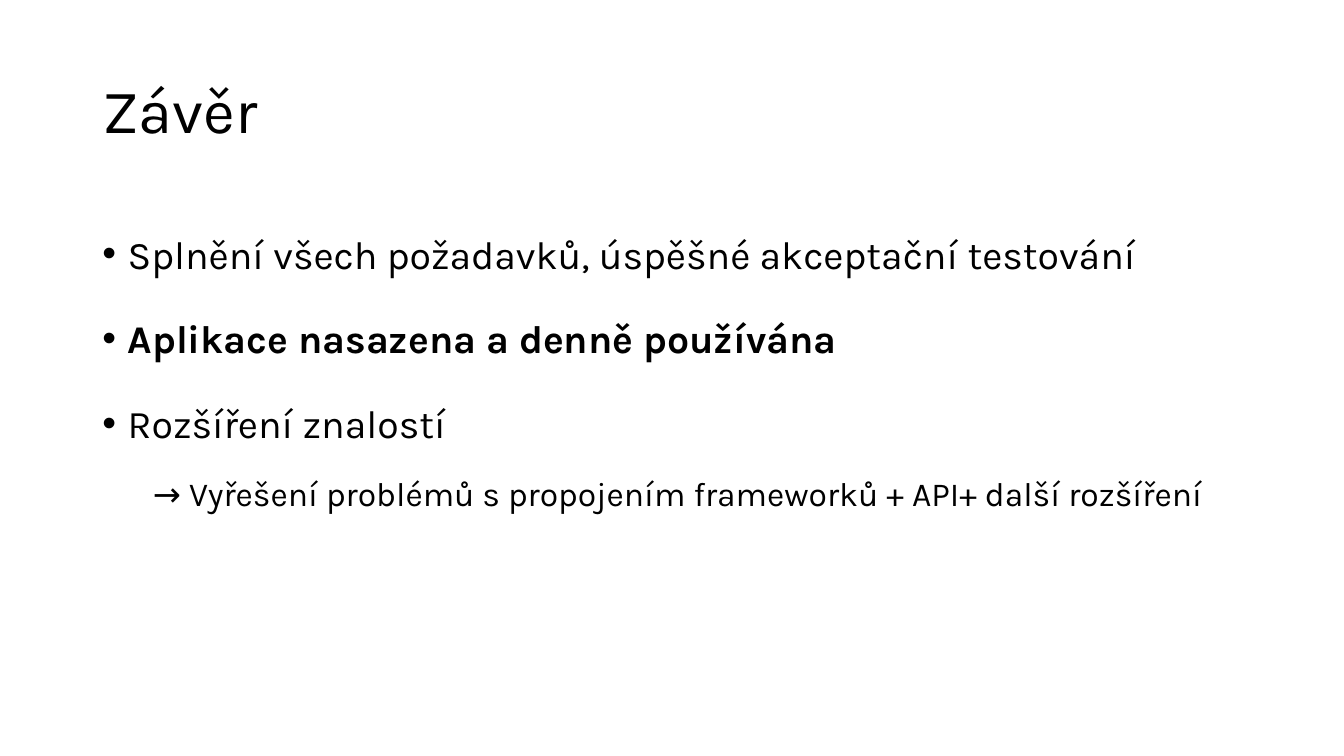
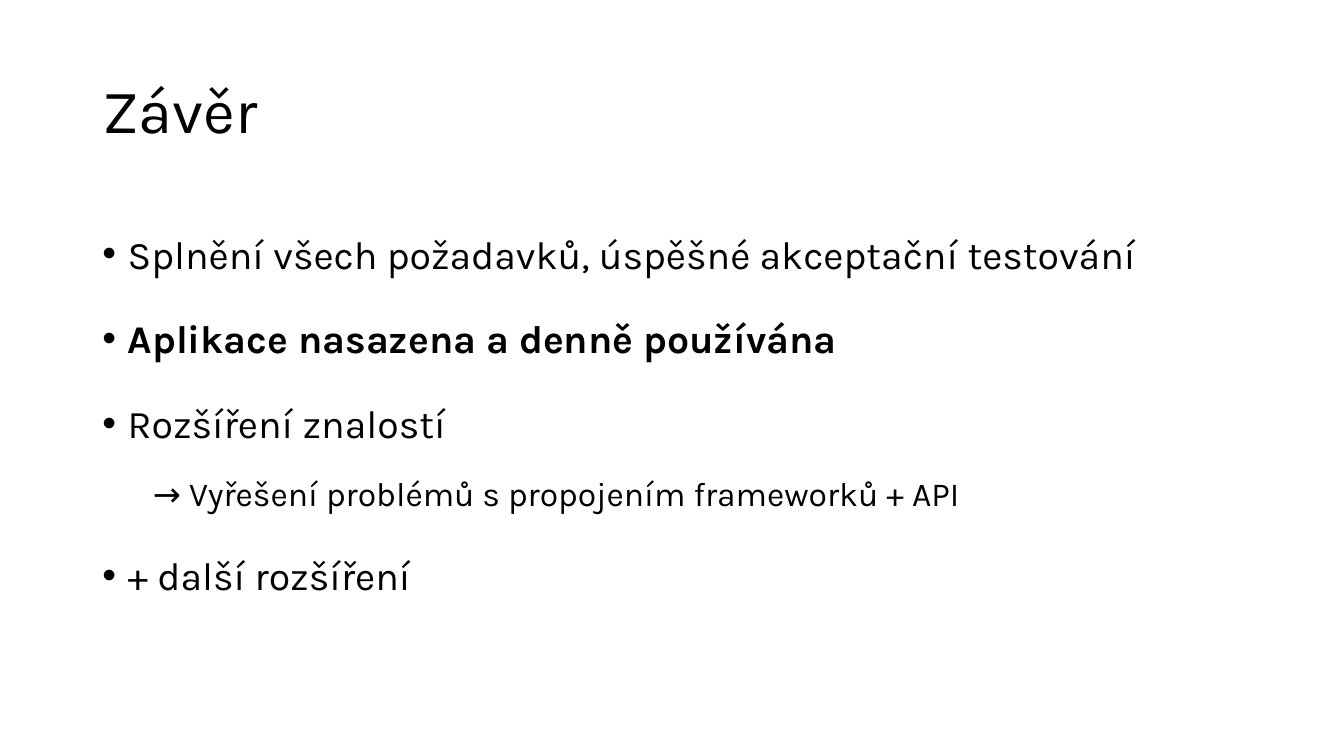
Before and after one commit to rodlukas/bachelors-thesis, a slide deck: slide 10 of prezentace/DPR prezentace.pptx. Drawn at 1344x756 pixels with LibreOffice and Linux fonts; fonts in the diff are those of the drawing. Boxes give left, top, right and bottom in pixels: in the first picture for what was removed or moved away, otherwise in the second. Text is boxed around its words. In the diff, an @@ line names an element or a change of style, - is before the commit and + after.

Commit message:
oprava závěru

```diff
--- a/prezentace/DPR prezentace.pptx
+++ b/prezentace/DPR prezentace.pptx
@@ text at box(157, 480, 959, 591): text changed @@
-  → Vyřešení problémů s propojením frameworků + API+ další rozšíření
+  → Vyřešení problémů s propojením frameworků + API
+• + další rozšíření
```
Also in this commit, not shown: 1 other file.
